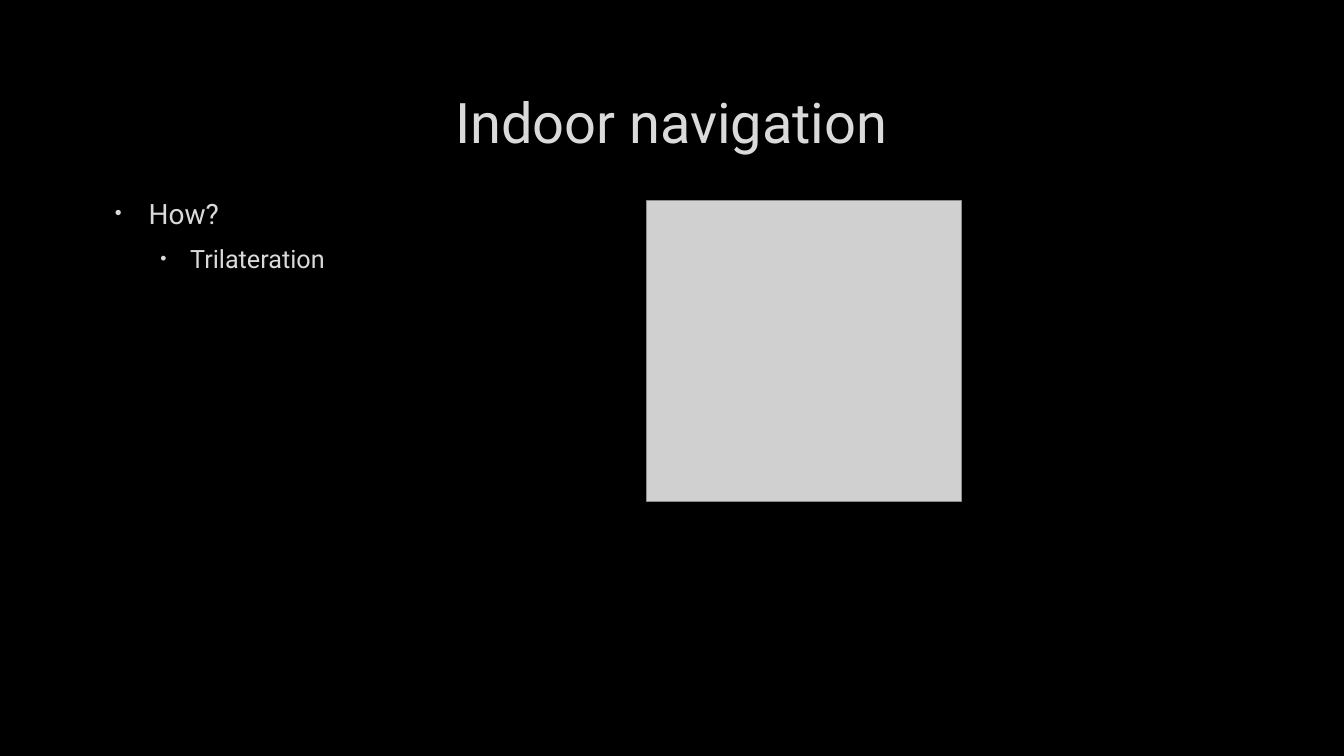
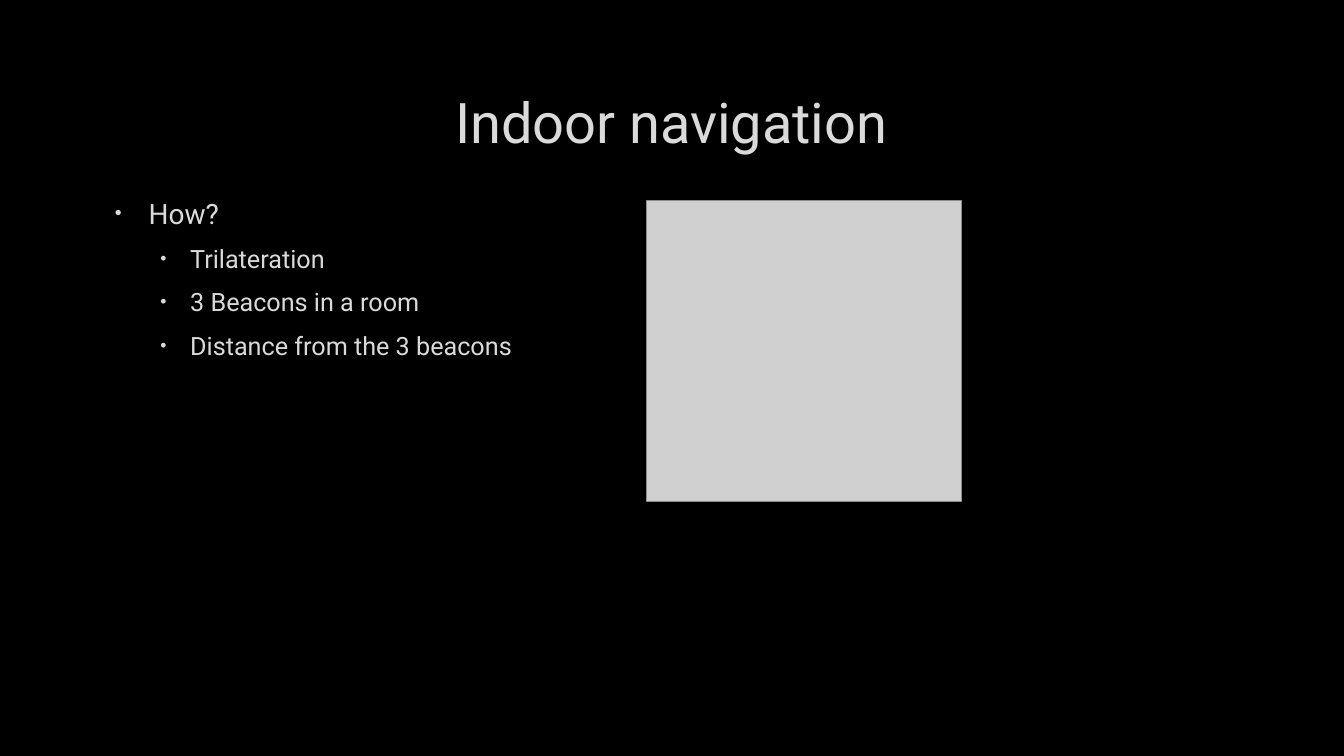
Before and after one commit to wouter-vv/BachelorProject, a slide deck: slide 8 of presentatie.pptx (slide 7 before the commit). Drawn at 1344x756 pixels with LibreOffice and Linux fonts; fonts in the diff are those of the drawing; grey boxes stand for pictures; background and template pictures are left out. Boxes give left, top, right and bottom in pixels: in the first picture for what was removed or moved away, otherwise in the second. Text is boxed around its words. In the diff, an @@ line names an element or a change of style, - is before the commit and + after.

```diff
--- a/presentatie.pptx
+++ b/presentatie.pptx
@@ text at box(190, 293, 512, 356): paragraphs added @@
+  • 3 Beacons in a room
+  • Distance from the 3 beacons
```
Also in this commit, not shown: 5 other slides changed, 3 slides added.
